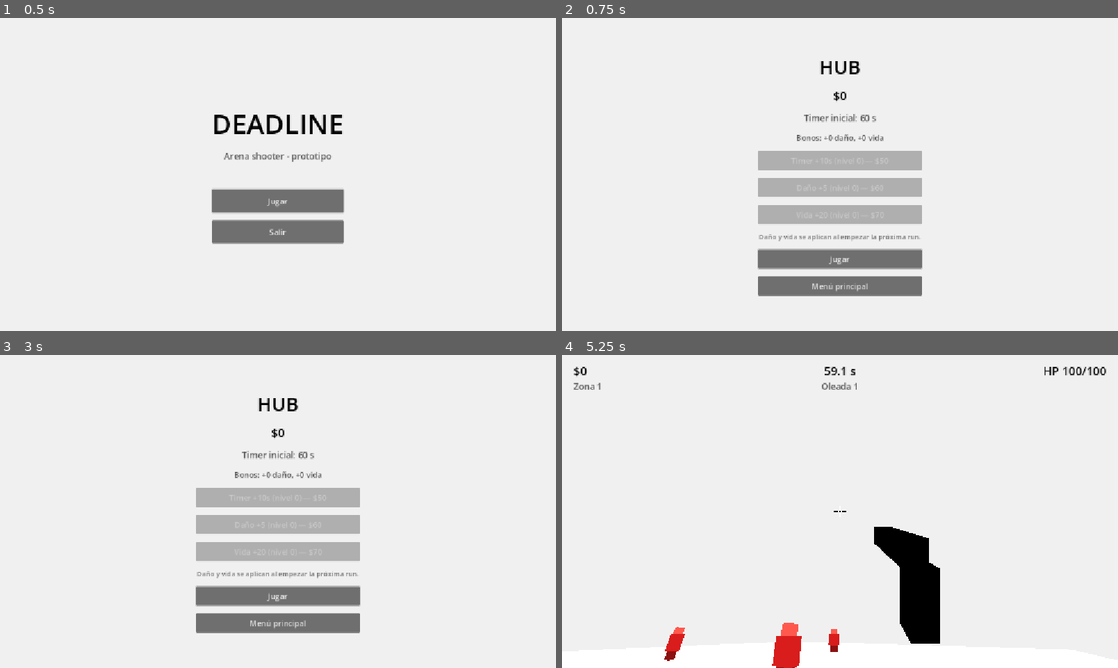
Above: before the commit, frames 1-4 (two rows, left to right).
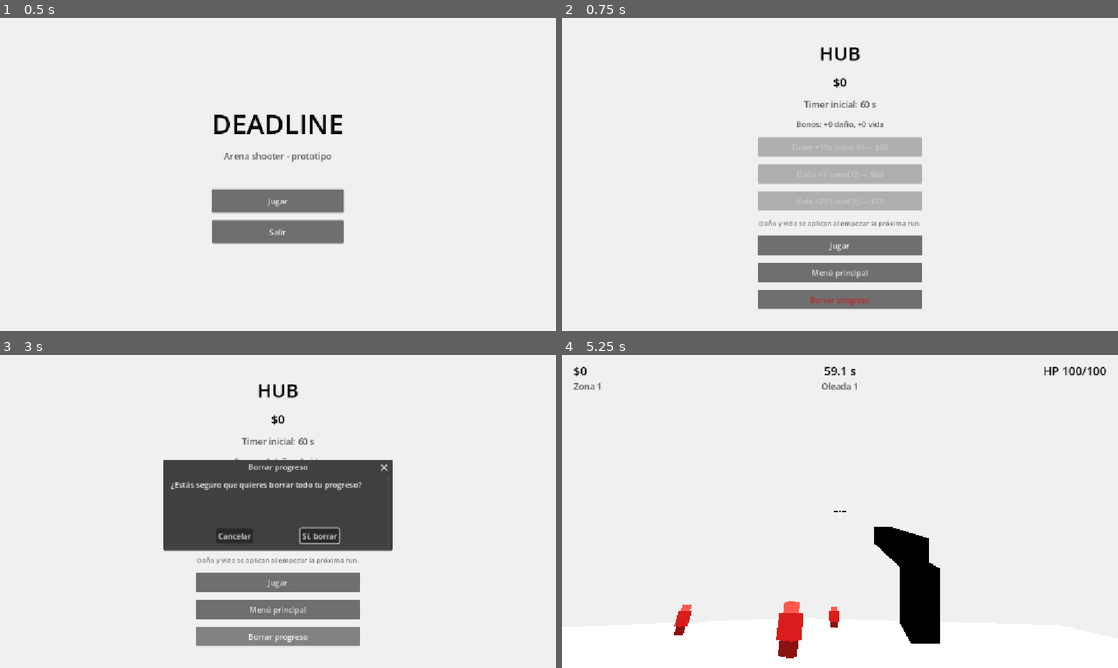
Above: after the commit, the same moments.

Repository: Veilen1/Deadline
Game: Godot game, scene res://scenes/ui/main_menu.tscn
Same seed, same stepped clock (60 frames per second), same inputs: the game is played once before the commit and once after it.
Inputs (mouse positions are in pixels of both pictures, inside the frame that each line leads up to):
- Up to frame 1 (0.5 s): no input
- Up to frame 2 (0.75 s): click "Jugar" at 0.5 s
- Up to frame 3 (3 s): click "Menú principal" at 1.25 s; click "Jugar" at 2 s; click (278, 636) at 2.75 s, where only the run after the commit has a clickable "Borrar progreso"
- Up to frame 4 (5.25 s): click (795, 536) at 3.5 s, where only the run after the commit has a clickable "Cancelar"; click "Jugar" at 4.25 s; move the mouse to (867, 511) at 5.02 s; press the mouse at (867, 511) at 5.03 s; hold W (move_forward) from 5.03 s (still down)

Frame 1 is identical in both runs. In frame 2, 11% of the frame differs, in the area x 35-65%, y 9-93%; in frame 3, 19%, in the area x 29-71%, y 9-93%; in frame 4, 1.4%.

Commit message:
feat(hub): agregar borrado de progreso con confirmacion

Diff:
--- a/scenes/ui/hub.gd
+++ b/scenes/ui/hub.gd
@@ -26,6 +26,8 @@
 @onready var buy_health_button: Button = $CenterContainer/Menu/BuyHealthButton
 @onready var play_button: Button = $CenterContainer/Menu/PlayButton
 @onready var main_menu_button: Button = $CenterContainer/Menu/MainMenuButton
+@onready var reset_button: Button = $CenterContainer/Menu/ResetButton
+@onready var reset_dialog: ConfirmationDialog = $ResetDialog
 
 
 func _ready() -> void:
@@ -36,6 +38,8 @@
 	buy_health_button.pressed.connect(_on_buy_health_pressed)
 	play_button.pressed.connect(_on_play_pressed)
 	main_menu_button.pressed.connect(_on_main_menu_pressed)
+	reset_button.pressed.connect(_on_reset_pressed)
+	reset_dialog.confirmed.connect(_on_reset_confirmed)
 	_update_ui()
 	if buy_time_button.disabled:
 		play_button.grab_focus()
@@ -76,11 +80,22 @@
 
 
 func _on_play_pressed() -> void:
+	GameState.save_game()
 	get_tree().change_scene_to_file(GAME_SCENE)
 
 
 func _on_main_menu_pressed() -> void:
+	GameState.save_game()
 	get_tree().change_scene_to_file(MAIN_MENU_SCENE)
+
+
+func _on_reset_pressed() -> void:
+	reset_dialog.popup_centered(Vector2i(460, 150))
+
+
+func _on_reset_confirmed() -> void:
+	GameState.reset_progress()
+	_update_ui()
 
 
 func _update_ui() -> void:
--- a/scenes/ui/hub.tscn
+++ b/scenes/ui/hub.tscn
@@ -91,3 +91,15 @@
 custom_minimum_size = Vector2(340, 40)
 layout_mode = 2
 text = "Menú principal"
+
+[node name="ResetButton" type="Button" parent="CenterContainer/Menu"]
+custom_minimum_size = Vector2(340, 40)
+layout_mode = 2
+theme_override_colors/font_color = Color(0.75, 0.15, 0.15, 1)
+text = "Borrar progreso"
+
+[node name="ResetDialog" type="ConfirmationDialog" parent="."]
+title = "Borrar progreso"
+dialog_text = "¿Estás seguro que quieres borrar todo tu progreso?"
+ok_button_text = "Sí, borrar"
+cancel_button_text = "Cancelar"
